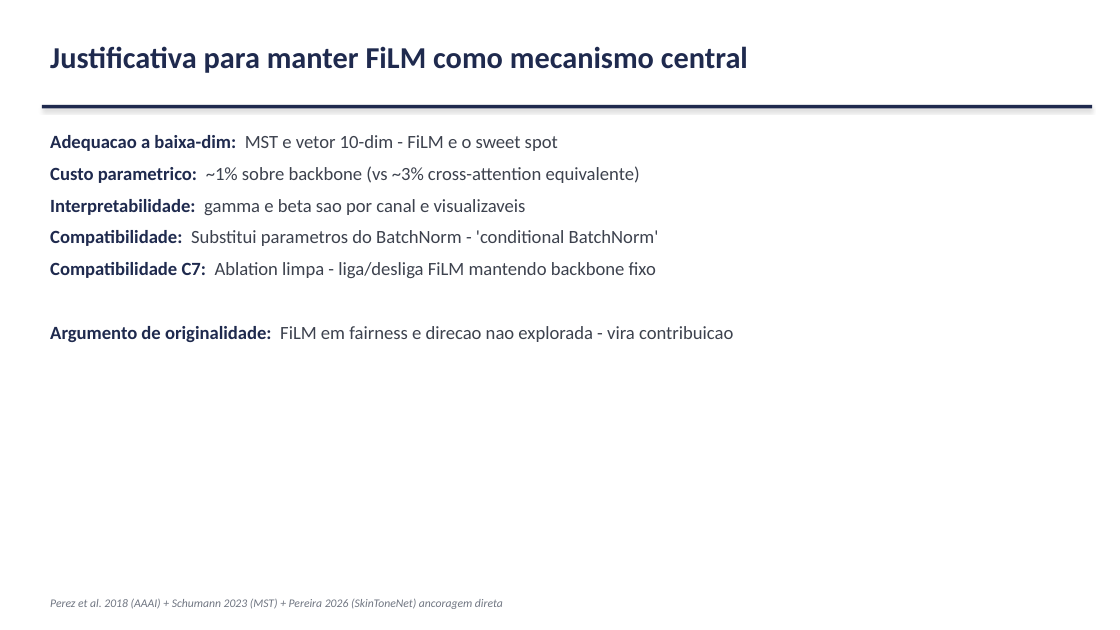
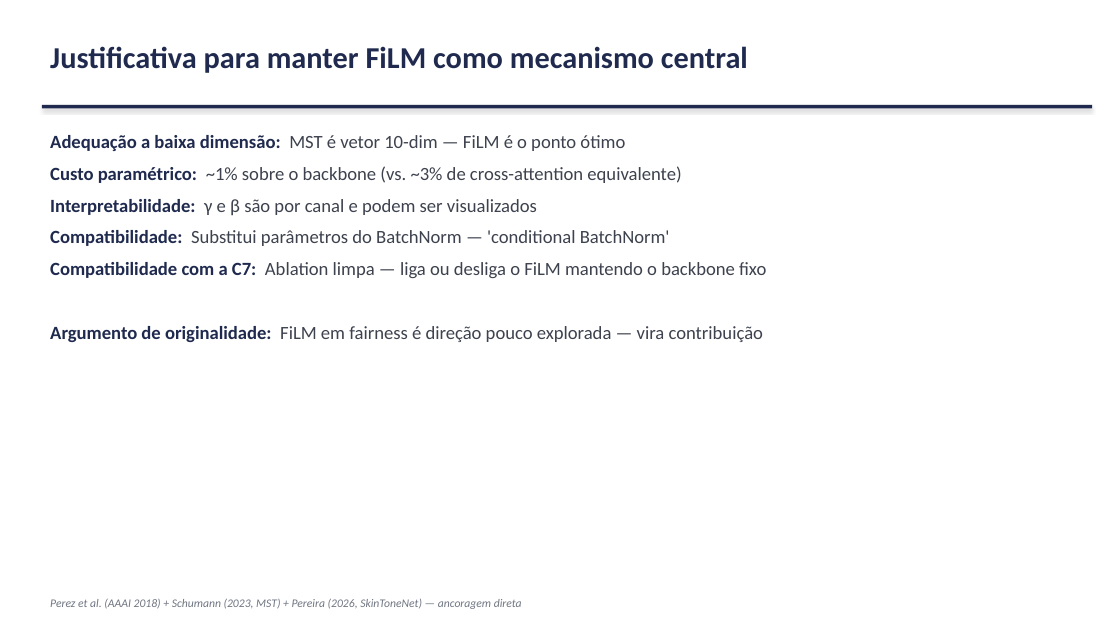
Before and after one commit to marcellozzetti/Facial-Recognition-Models-Mitigating-Bias, a slide deck: slide 19 of docs/ativo/material_reuniao_orientador_2026-06-15.pptx. Drawn at 1120x630 pixels with LibreOffice and Linux fonts; fonts in the diff are those of the drawing. Boxes give left, top, right and bottom in pixels: in the first picture for what was removed or moved away, otherwise in the second. Text is boxed around its words. In the diff, an @@ line names an element or a change of style, - is before the commit and + after.

```diff
--- a/docs/ativo/material_reuniao_orientador_2026-06-15.pptx
+++ b/docs/ativo/material_reuniao_orientador_2026-06-15.pptx
@@ text at bbox=[50, 135, 766, 342]: text changed @@
-Adequacao a baixa-dim: MST e vetor 10-dim - FiLM e o sweet spot
-Custo parametrico: ~1% sobre backbone (vs ~3% cross-attention equivalente)
-Interpretabilidade: gamma e beta sao por canal e visualizaveis
-Compatibilidade: Substitui parametros do BatchNorm - 'conditional BatchNorm'
-Compatibilidade C7: Ablation limpa - liga/desliga FiLM mantendo backbone fixo
-Argumento de originalidade: FiLM em fairness e direcao nao explorada - vira contribuicao
+Adequação a baixa dimensão: MST é vetor 10-dim — FiLM é o ponto ótimo
+Custo paramétrico: ~1% sobre o backbone (vs. ~3% de cross-attention equivalente)
+Interpretabilidade: γ e β são por canal e podem ser visualizados
+Compatibilidade: Substitui parâmetros do BatchNorm — 'conditional BatchNorm'
+Compatibilidade com a C7: Ablation limpa — liga ou desliga o FiLM mantendo o backbone fixo
+Argumento de originalidade: FiLM em fairness é direção pouco explorada — vira contribuição
@@ text at bbox=[50, 599, 522, 609]: text changed @@
-Perez et al. 2018 (AAAI) + Schumann 2023 (MST) + Pereira 2026 (SkinToneNet) ancoragem direta
+Perez et al. (AAAI 2018) + Schumann (2023, MST) + Pereira (2026, SkinToneNet) — ancoragem direta
```
Also in this commit, not shown: 21 other slides changed, 1 slide added, 2 slides removed, 1 other file.
